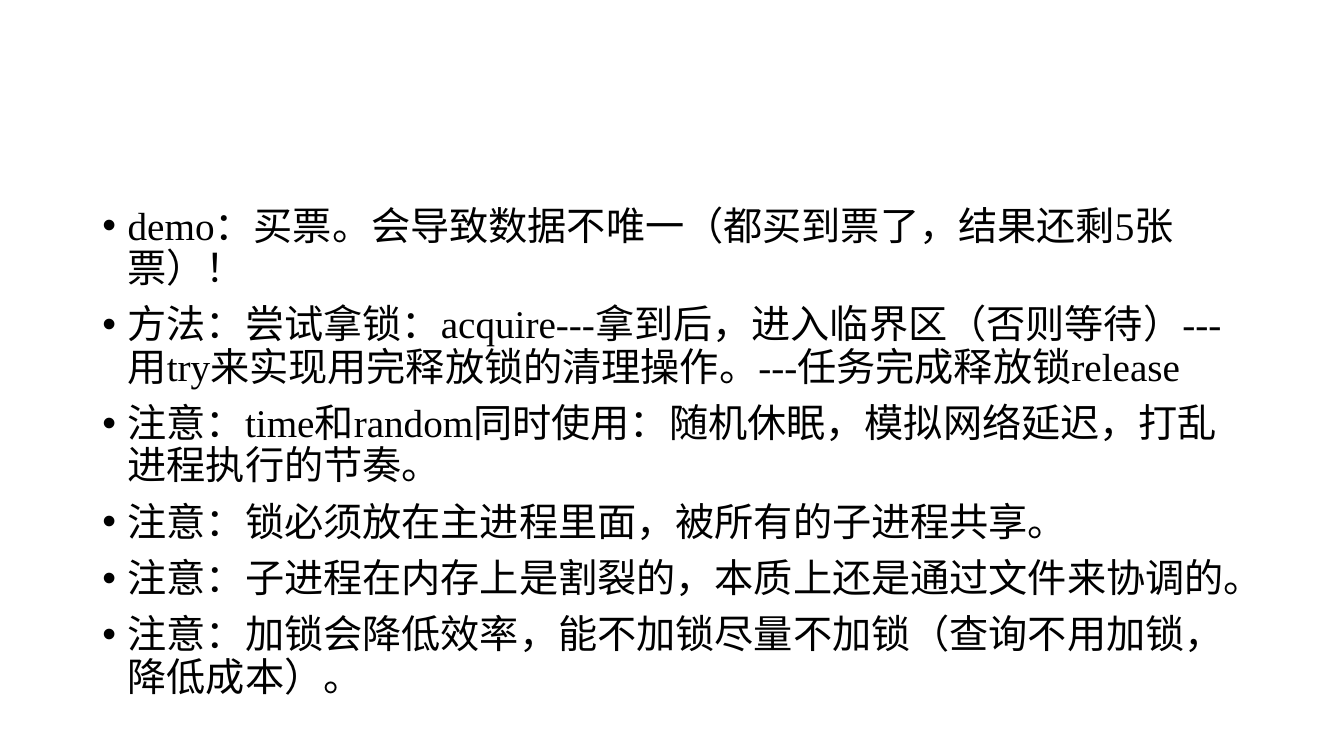
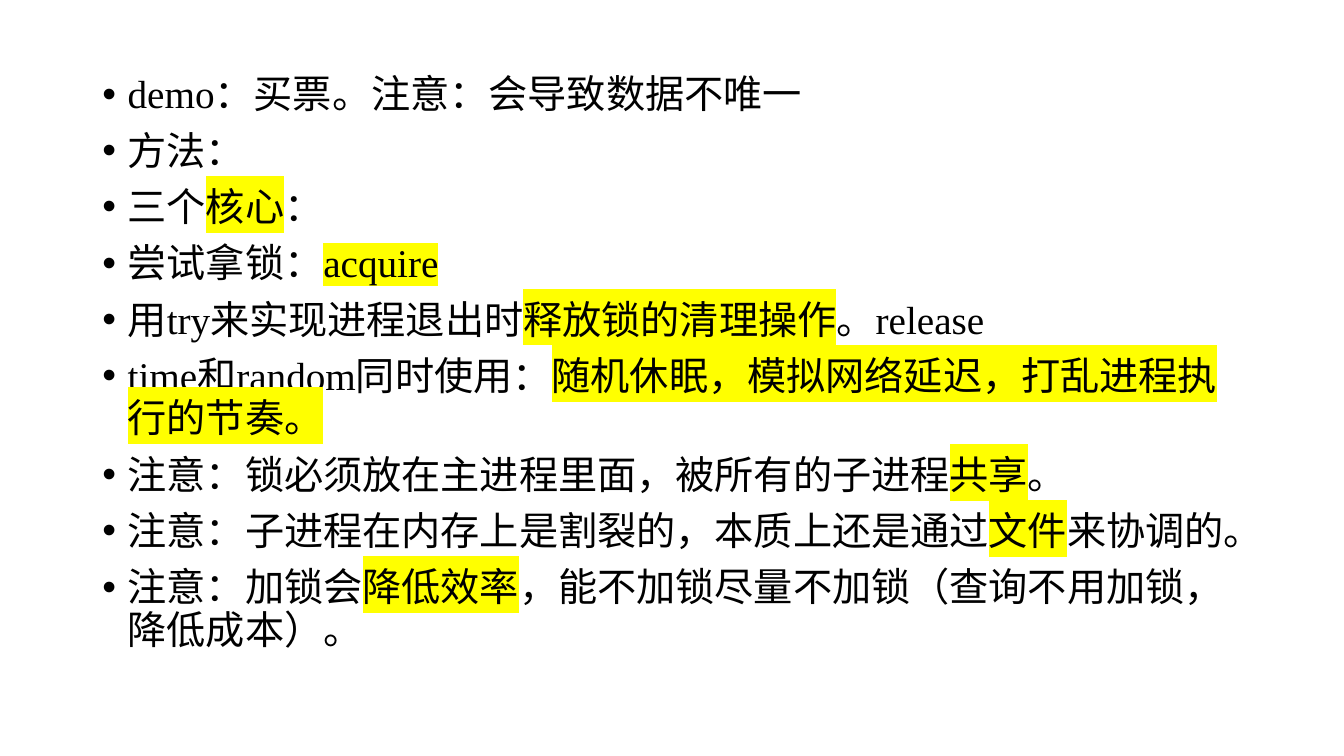
Before and after one commit to lizeyubuaa/pengbeifudao, a slide deck: slide 14 of week13/第十一周多进程.pptx (slide 11 before the commit). Drawn at 1344x756 pixels with LibreOffice and Linux fonts; fonts in the diff are those of the drawing. Boxes give left, top, right and bottom in pixels: in the first picture for what was removed or moved away, otherwise in the second. Text is boxed around its words. In the diff, an @@ line names an element or a change of style, - is before the commit and + after.

```diff
--- a/week13/第十一周多进程.pptx
+++ b/week13/第十一周多进程.pptx
@@ text "demo：买票。注意：会导致数据不唯一" moved from (x1=128, y1=209, x2=1263, y2=695) to (x1=128, y1=78, x2=1263, y2=648) @@
@@ text at (x1=128, y1=78, x2=1217, y2=443): text changed @@
-• demo：买票。会导致数据不唯一（都买到票了，结果还剩5张票）！
-• 方法：尝试拿锁：acquire---拿到后，进入临界区（否则等待）---用try来实现用完释放锁的清理操作。---任务完成释放锁release
-• 注意：time和random同时使用：随机休眠，模拟网络延迟，打乱进程执行的节奏。
+• demo：买票。注意：会导致数据不唯一
+• 方法：
+• 三个核心：
+• 尝试拿锁：acquire
+• 用try来实现进程退出时释放锁的清理操作。release
+• time和random同时使用：随机休眠，模拟网络延迟，打乱进程执行的节奏。
@@ text at (x1=128, y1=449, x2=1263, y2=648): highlight none to #FFFF00 in "注意：锁必须放在主进程里面，被所有的子进程共享。", "注意：子进程在内存上是割裂的，本质上还是通过文件来协调的。", "注意：加锁会降低效率，能不加锁尽量不加锁（查询不用加锁，降低成本）。" @@
```
Also in this commit, not shown: 14 other slides changed, 3 slides added, 14 other files.
